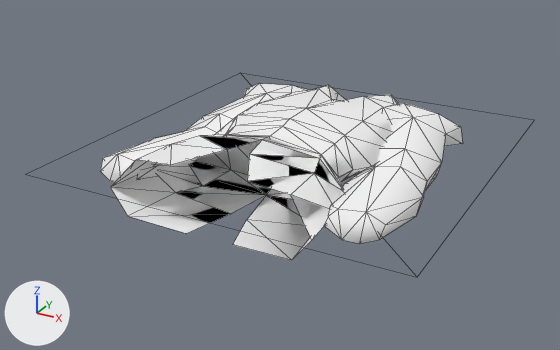
The glTF model assets/models/ITAR_KM_VLK_02.glb as it was, and as the next commit left it.
Rendered twice from a 50 mm camera at (0.794, -1.562, 0.675) aimed at (-0.031, -0.062, -0.075). Arrows for +X, +Y and +Z are at lower left; the lights stay in place. Mesh edges are drawn as thin lines. Vertices at the same position are counted once.
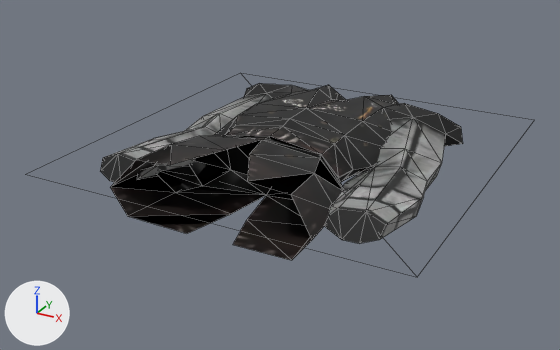
Location of each change, [x1, y1, x2, y2] in pixels of the pictures (560 x 350 px; the box of a moved part takes in the faces that stretch with it):
'Mesh', surface changed (white to grey): [100, 83, 463, 260] in both
part 1 of me_mesh, moved or reshaped: [111, 135, 343, 260] in both
part 2 of me_mesh, surface changed (white to grey): [100, 83, 463, 260] in both

The change, as a list of edits to the scene's bpy script:
```text
Add img_km_citizen_armor_02:
    img_km_citizen_armor_02 = load_image('KM_CITIZEN_ARMOR_02', '_unpacked/KM_CITIZEN_ARMOR_02', 512, 512, 'sRGB')
Change mat_km_citizen_armor_02:
    remove mat_km_citizen_armor_02.base_color = (1.0, 1.0, 1.0)  # white #ffffff
    mat_km_citizen_armor_02.metallic: 1.0 -> 0.0
    mat_km_citizen_armor_02.roughness: 1.0 -> 0.5
    add mat_km_citizen_armor_02.texture = img_km_citizen_armor_02
Change me_mesh:
    where me_mesh.from_pydata(...)  # 183 vertices, 354 faces; spans x -0.451..0.451, y -0.459..0.443, z -0.081..0.078
    used by ob_mesh; location = (0.0, 0.0, 0.0)
    me_mesh part 1
    30 faces are deleted
    30 new faces join them, mat_km_citizen_armor_02 (picture img_km_citizen_armor_02)
    me_mesh part 2: 352 kept faces spanning x -0.349..0.35, y -0.432..0.414, z -0.081..0.078 get new texture (UV) coordinates
    me_mesh part 3: the surface is now shaded flat
```
